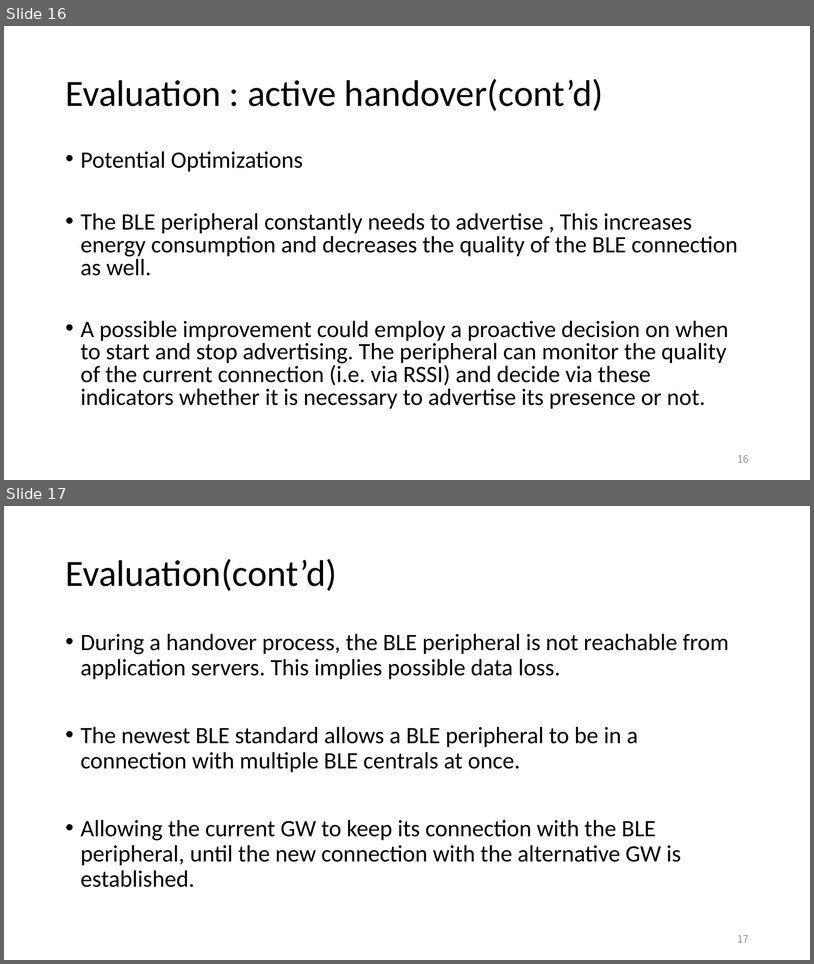
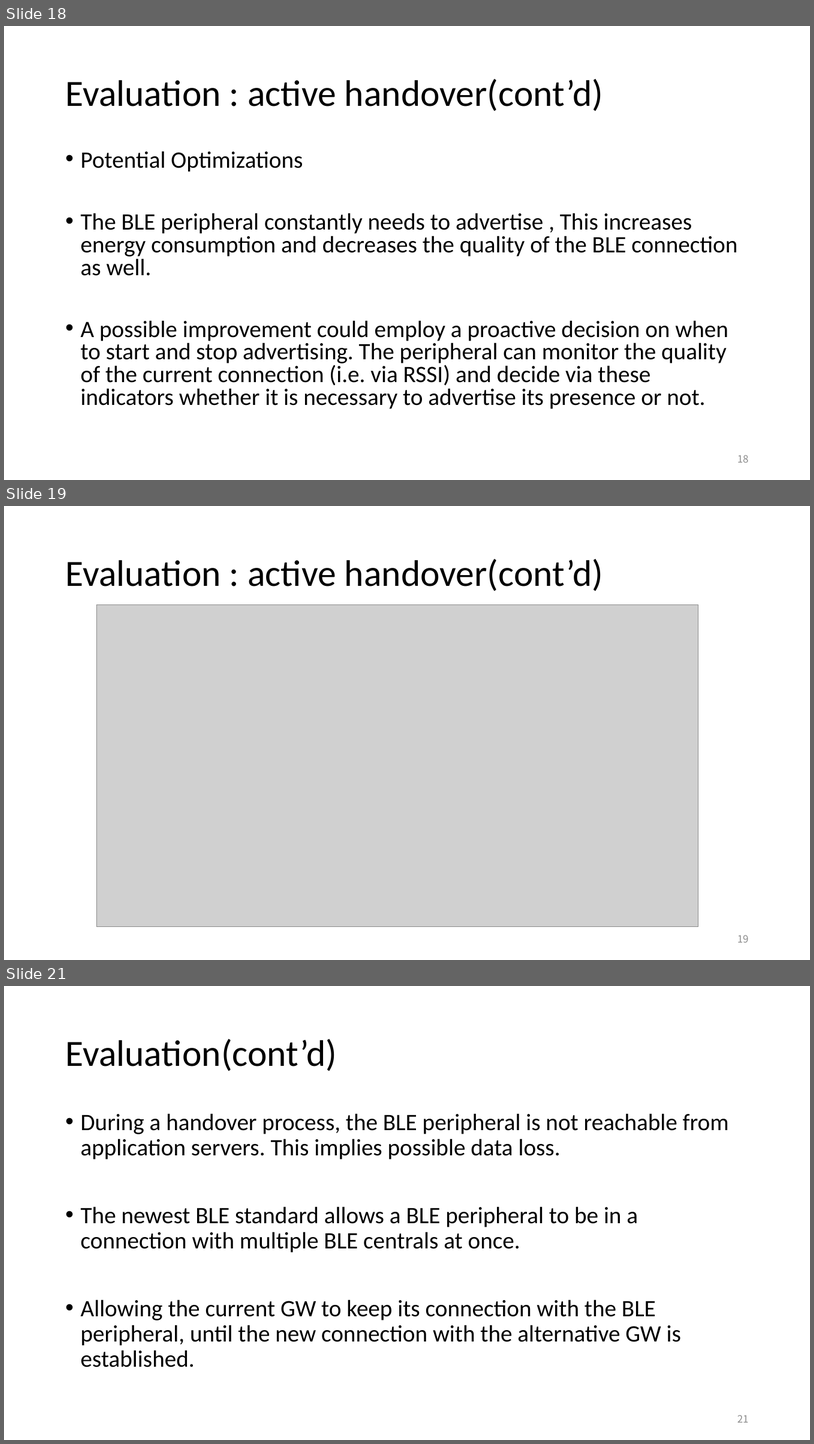
Before and after one commit to EKOISMYLOVE/NTUT_GM_PPT, a slide deck: A BLE-based multi-gateway network infrastructure with handover support for mobile BLE peripherals.pptx. Shown one above the other, each under a label of ours: slides 16 and 17 before the commit, slides 18, 19 and 21 after it; the slides between them are not shown. The pictures are 814x964 and 814x1444 pixels, drawn with LibreOffice and Linux fonts; fonts in the diff are those of the drawing; grey boxes stand for pictures. Boxes give left, top, right and bottom in pixels: in the first picture for what was removed or moved away, otherwise in the second. Text is boxed around its words. In the diff, an @@ line names an element or a change of style, - is before the commit and + after.

```diff
--- a/A BLE-based multi-gateway network infrastructure with handover support for mobile BLE peripherals.pptx
+++ b/A BLE-based multi-gateway network infrastructure with handover support for mobile BLE peripherals.pptx
@@ slide 19 added at [4,506,810,960], background #FFFFFF @@
@@ title added at [65,559,603,591], 44 pt, text #000000 @@
+Evaluation : active handover(cont’d)
@@ picture added at [96,604,699,927] @@
@@ page number added at [738,934,749,942], 12 pt, text #8C8C8C @@
+19
@@ what was slide 16 is now slide 18 @@
@@ page number at [738,454,749,462]: text changed @@
-16
+18
@@ what was slide 17 is now slide 21 @@
@@ page number at [738,1414,749,1422]: text changed @@
-17
+21
```
Also in this commit, not shown: 3 other slides added.
